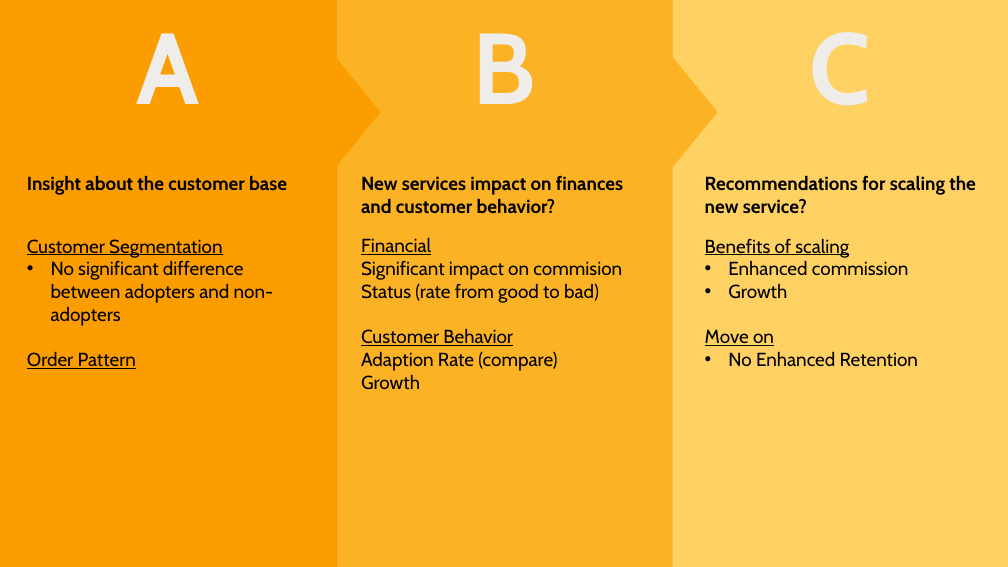
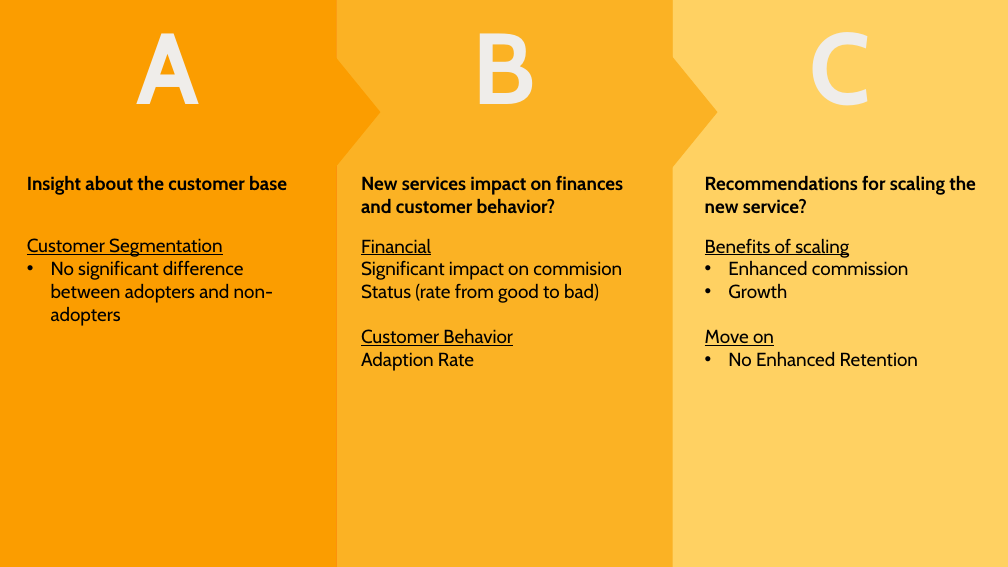
Before and after one commit to SuneHansenn/JustEatCase, a slide deck: slide 2 of case_presentation.pptx. Drawn at 1008x567 pixels with LibreOffice and Linux fonts; fonts in the diff are those of the drawing. Boxes give left, top, right and bottom in pixels: in the first picture for what was removed or moved away, otherwise in the second. Text is boxed around its words. In the diff, an @@ line names an element or a change of style, - is before the commit and + after.

```diff
--- a/case_presentation.pptx
+++ b/case_presentation.pptx
@@ text at (27,351,136,369): paragraph removed @@
-Order Pattern
@@ text at (361,351,474,371): text changed @@
-Adaption Rate (compare)
-Growth
+Adaption Rate
```
Also in this commit, not shown: 2 other slides changed.
